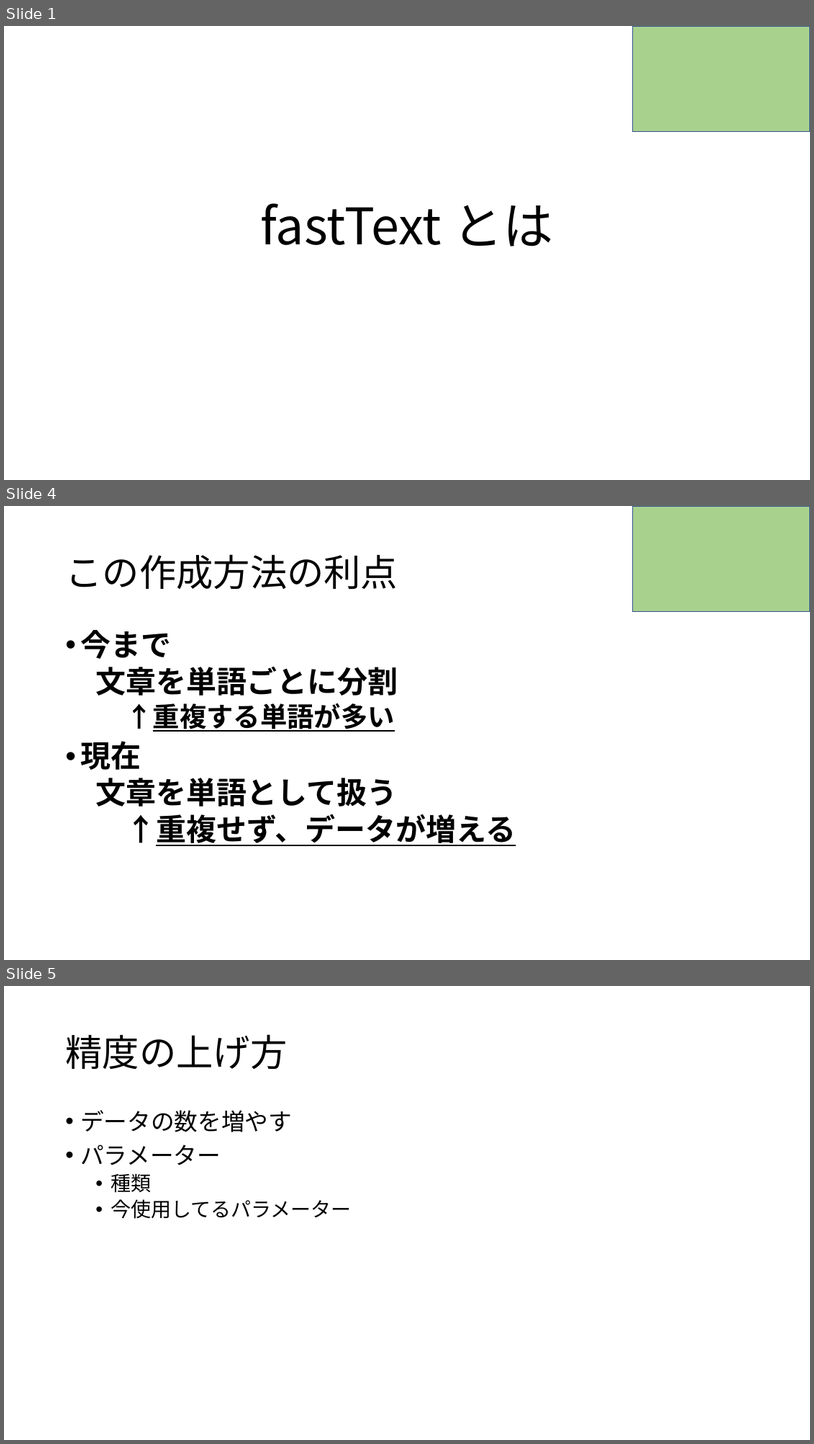
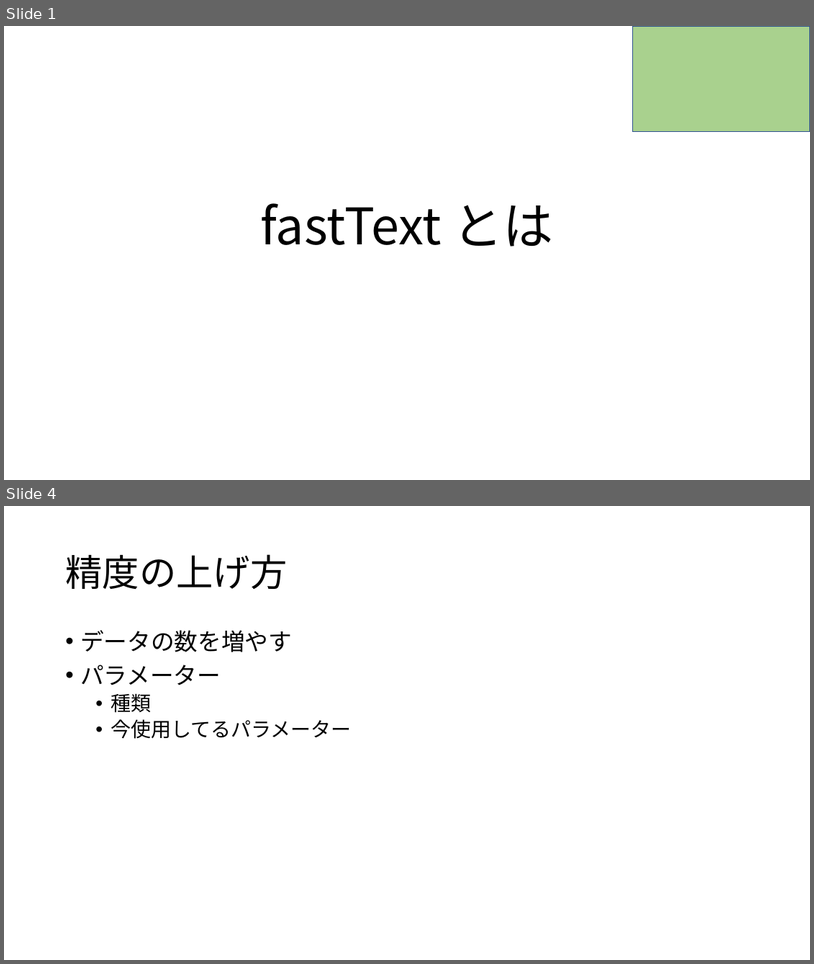
Before and after one commit to RikiishiSuzunosuke/AIspeaker_yosie, a slide deck: presentation/fasttext.pptx. Shown one above the other, each under a label of ours: slides 1, 4 and 5 before the commit, slides 1 and 4 after it; the slides between them are not shown. The pictures are 814x1444 and 814x964 pixels, drawn with LibreOffice and Linux fonts; fonts in the diff are those of the drawing. Boxes give left, top, right and bottom in pixels: in the first picture for what was removed or moved away, otherwise in the second. Text is boxed around its words. In the diff, an @@ line names an element or a change of style, - is before the commit and + after.

```diff
--- a/presentation/fasttext.pptx
+++ b/presentation/fasttext.pptx
@@ slide 4 removed at [4,506,810,960], background #FFFFFF @@
@@ rectangle removed at [633,506,810,611] @@
@@ title removed at [65,554,398,589] @@
-この作成方法の利点
@@ text removed at [80,630,516,846] @@
-• 今まで
-  文章を単語ごとに分割
-    ↑重複する単語が多い
-• 現在
-  文章を単語として扱う
-    ↑重複せず、データが増える
@@ what was slide 5 is now slide 4 @@
```
Also in this commit, not shown: 2 slides changed.
